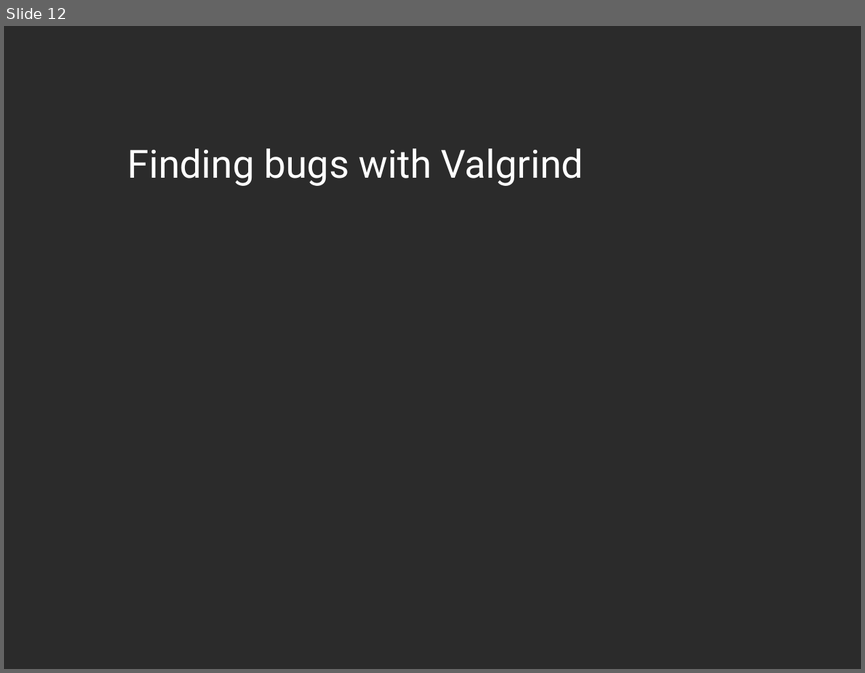
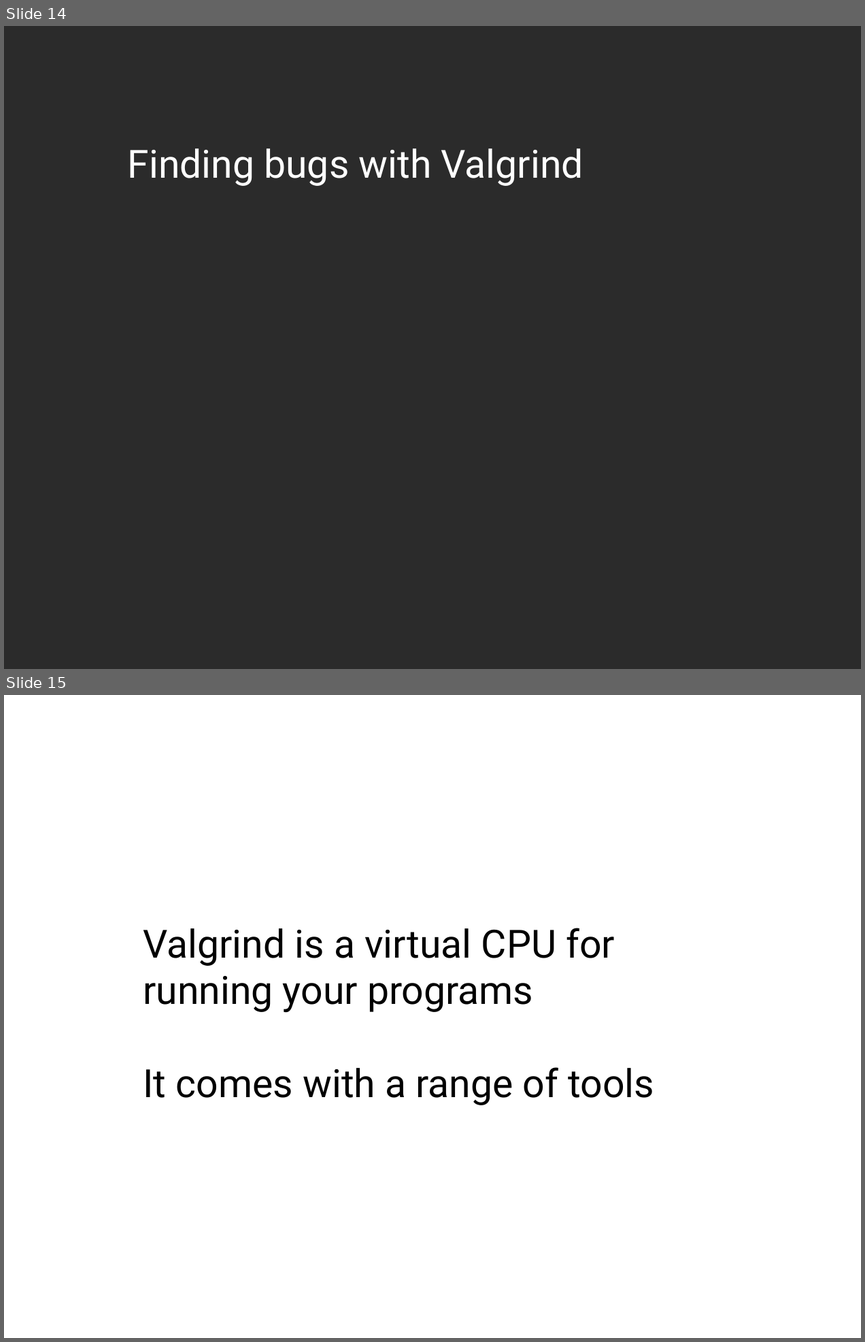
Before and after one commit to dneary/linux-devel-tools-tutorial, a slide deck: Linux Devtools.odp. Shown one above the other, each under a label of ours: slide 12 before the commit, slides 14 and 15 after it. The pictures are 865x673 and 865x1342 pixels, drawn with LibreOffice and Linux fonts; fonts in the diff are those of the drawing; background and template pictures are left out; a plain dark background stands for a picture behind light text. Boxes give left, top, right and bottom in pixels: in the first picture for what was removed or moved away, otherwise in the second. Text is boxed around its words. In the diff, an @@ line names an element or a change of style, - is before the commit and + after.

```diff
--- a/Linux Devtools.odp
+++ b/Linux Devtools.odp
@@ slide 15 added at (x1=4, y1=695, x2=861, y2=1338), background #FFFFFF @@
@@ text added at (x1=143, y1=928, x2=654, y2=1105), 36 pt, text #000000 @@
+Valgrind is a virtual CPU for running your programs
+It comes with a range of tools
@@ what was slide 12 is now slide 14 @@
```
Also in this commit, not shown: 2 slides changed, 10 other slides added, 1 slide removed, 2 other files.
